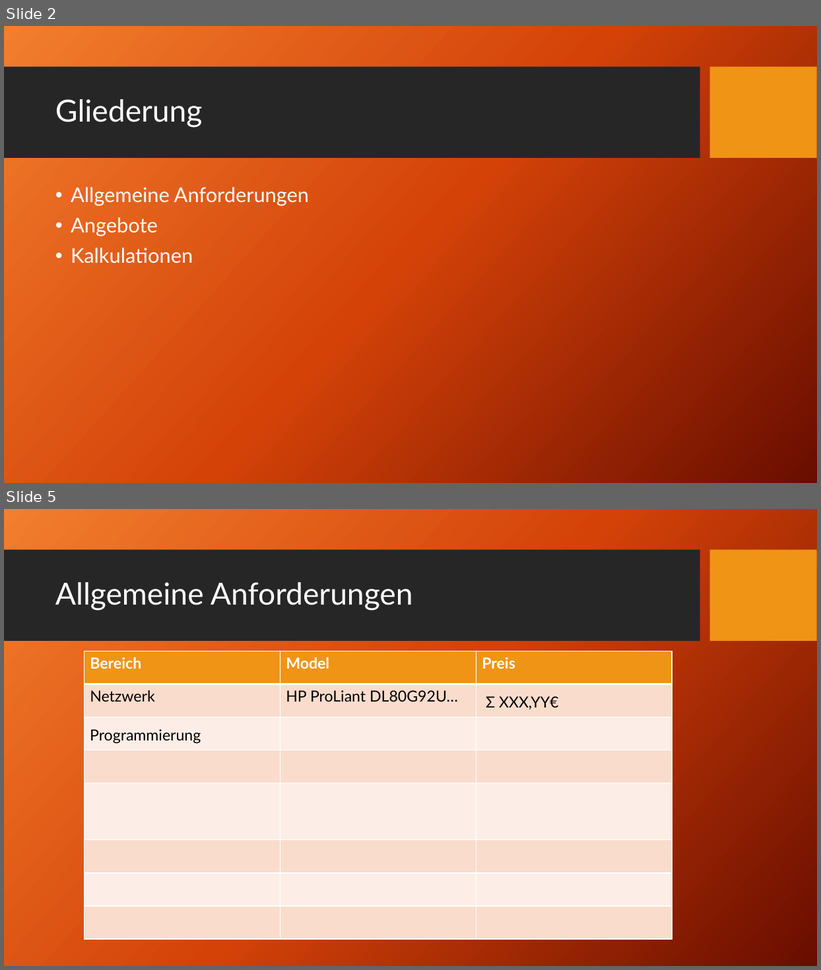
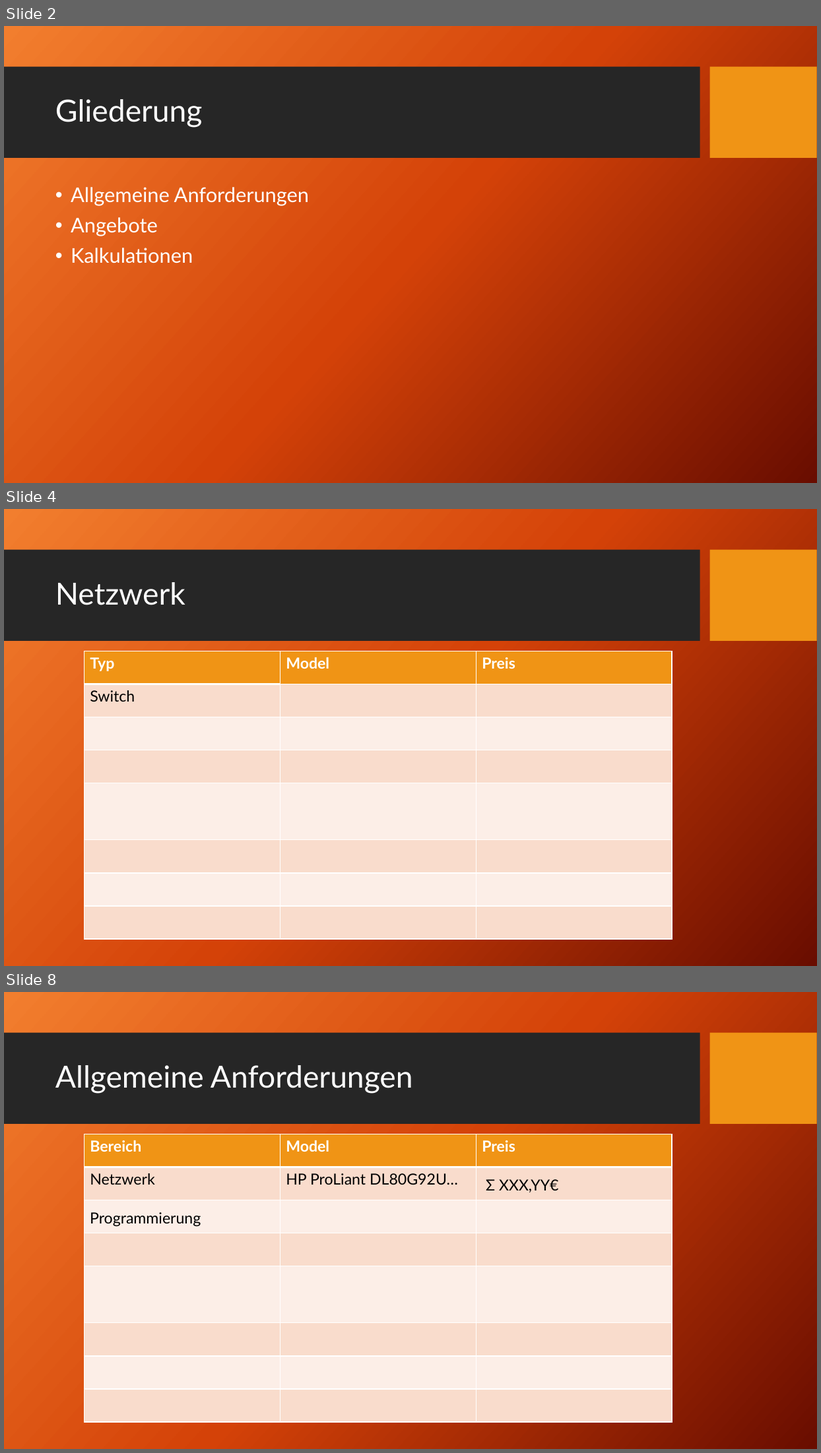
Before and after one commit to HaJaReDeluxe/mintBerryCrunchGames, a slide deck: Angebot für mintBerryCrunchGames GmbH.pptx. Shown one above the other, each under a label of ours: slides 2 and 5 before the commit, slides 2, 4 and 8 after it; the slides between them are not shown. The pictures are 821x970 and 821x1453 pixels, drawn with LibreOffice and Linux fonts; fonts in the diff are those of the drawing; background and template pictures are left out. Boxes give left, top, right and bottom in pixels: in the first picture for what was removed or moved away, otherwise in the second. Text is boxed around its words. In the diff, an @@ line names an element or a change of style, - is before the commit and + after.

```diff
--- a/Angebot für mintBerryCrunchGames GmbH.pptx
+++ b/Angebot für mintBerryCrunchGames GmbH.pptx
@@ slide 4 added at (x1=4, y1=509, x2=817, y2=966), background picture (left out); not listed: 2 template elements that a slide beside it also shows @@
@@ title added at (x1=55, y1=582, x2=186, y2=605), 36 pt, text #FFFFFF @@
+Netzwerk
@@ table added at (x1=84, y1=651, x2=671, y2=939), 8 rows, 3 columns @@
+Typ | Model | Preis
+Switch |  | 
+ |  | 
+ |  | 
+ |  | 
+ |  | 
+ |  | 
+ |  | 
@@ what was slide 5 is now slide 8 @@
```
Also in this commit, not shown: 2 slides changed, 10 other slides added, 2 slides removed, 2 other files.
